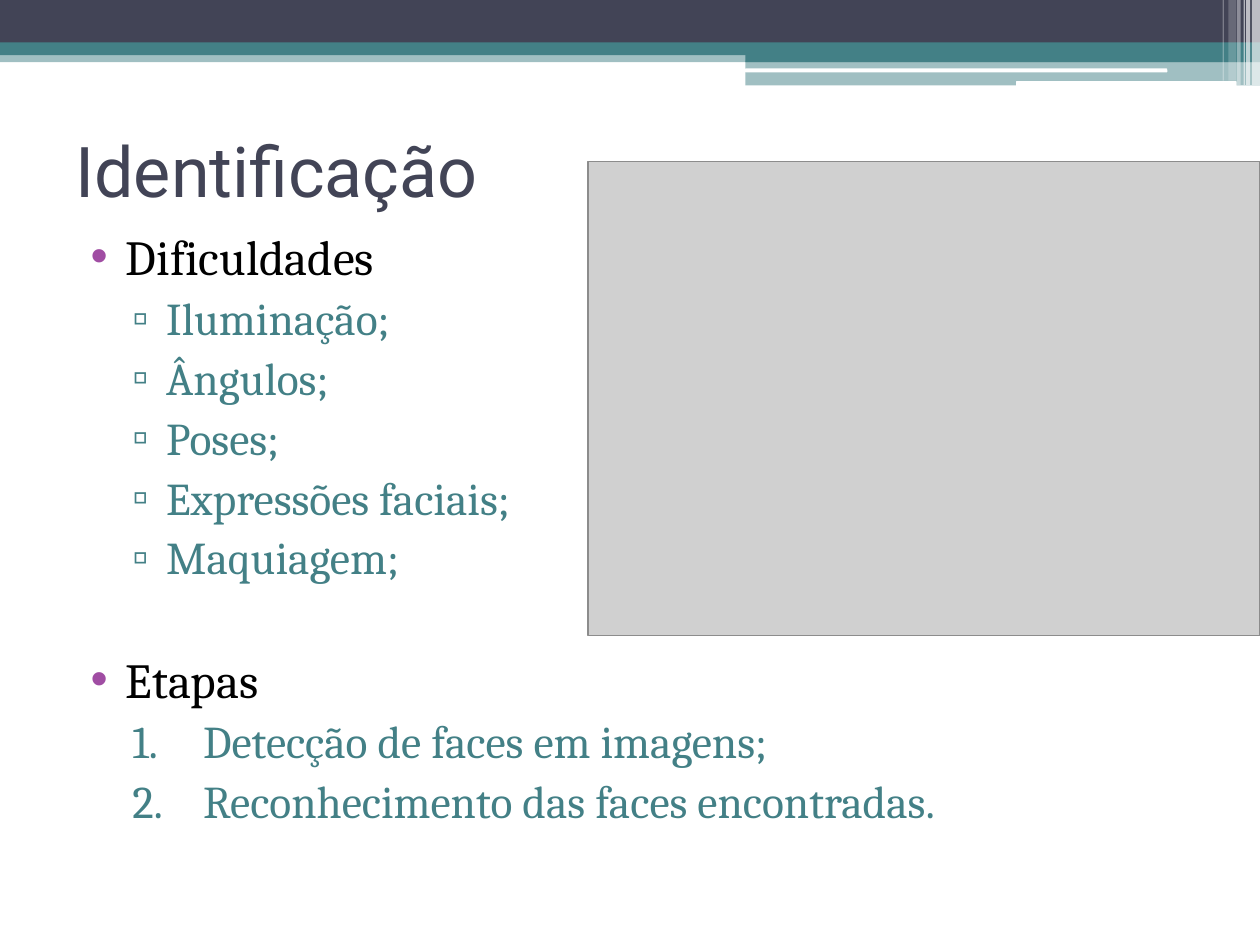
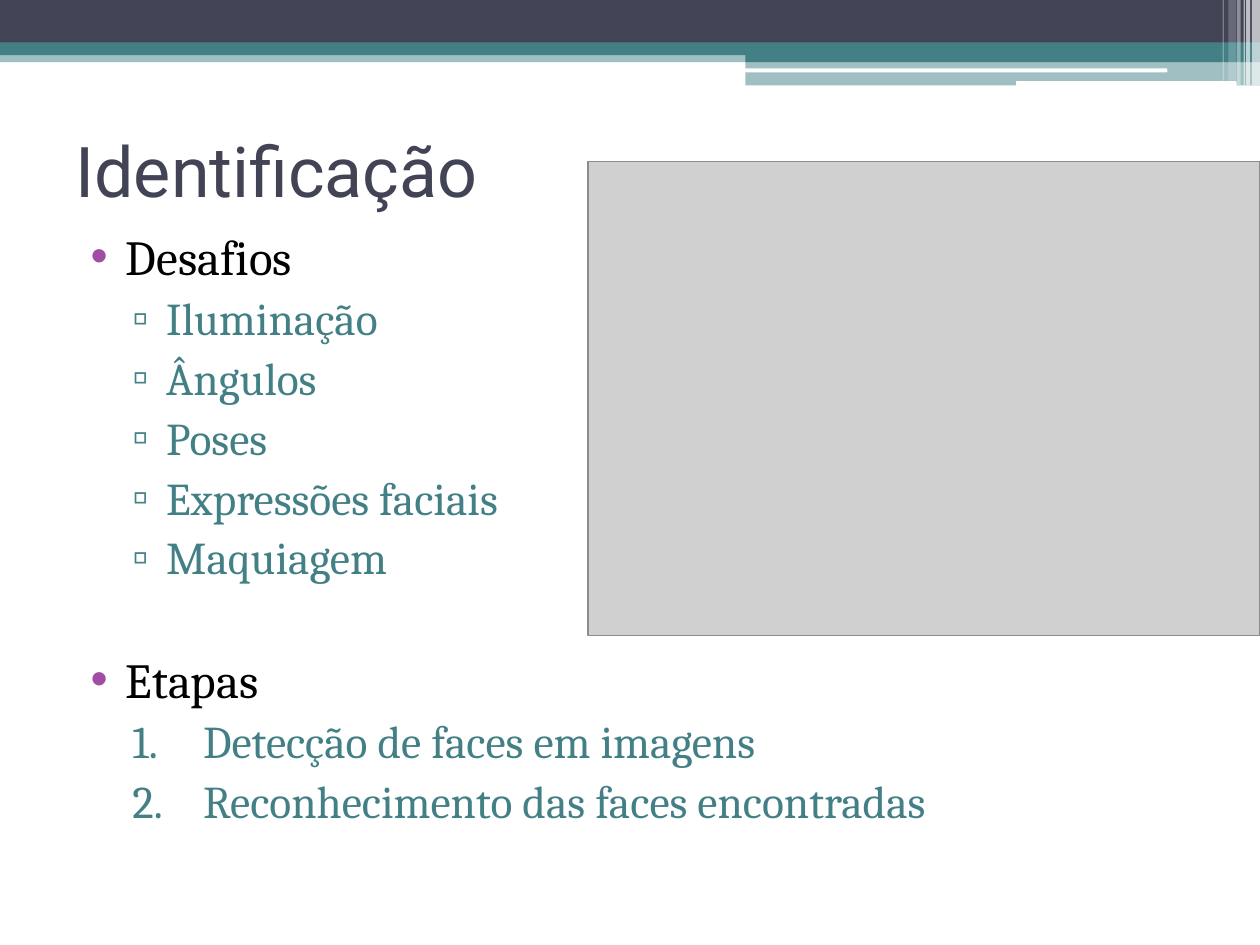
Before and after one commit to talesporto/Artigo-TRUE-SBCUP, a slide deck: slide 6 of apresentacao/ApresentacaoSBCUP.pptx (slide 10 before the commit). Drawn at 1260x945 pixels with LibreOffice and Linux fonts; fonts in the diff are those of the drawing; grey boxes stand for pictures. Boxes give left, top, right and bottom in pixels: in the first picture for what was removed or moved away, otherwise in the second. Text is boxed around its words. In the diff, an @@ line names an element or a change of style, - is before the commit and + after.

```diff
--- a/apresentacao/ApresentacaoSBCUP.pptx
+++ b/apresentacao/ApresentacaoSBCUP.pptx
@@ text at (x1=126, y1=240, x2=498, y2=584): text changed @@
-• Dificuldades
-  ▫ Iluminação;
-  ▫ Ângulos;
-  ▫ Poses;
-  ▫ Expressões faciais;
-  ▫ Maquiagem;
+• Desafios
+  ▫ Iluminação
+  ▫ Ângulos
+  ▫ Poses
+  ▫ Expressões faciais
+  ▫ Maquiagem
@@ text at (x1=203, y1=725, x2=925, y2=819): text changed @@
-  1. Detecção de faces em imagens;
-  2. Reconhecimento das faces encontradas.
+  1. Detecção de faces em imagens
+  2. Reconhecimento das faces encontradas
```
Also in this commit, not shown: 14 other slides changed, 10 slides removed.
